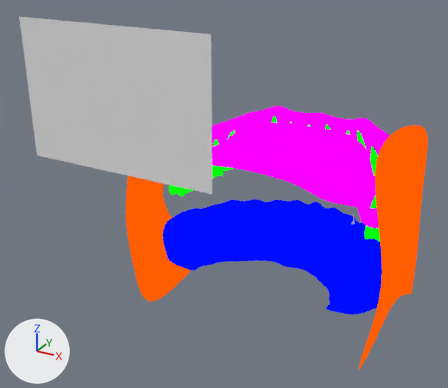
Two versions of the Blender file DentistForever/Assets/Art/Teeth/teeth.blend, one commit apart.
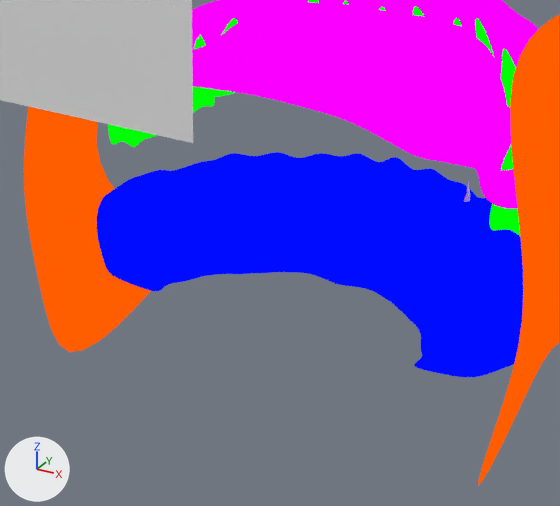
There are two pictures of each version: one whole from a 50 mm camera at (2.06, -4.21, 2.47) aimed at (-0.3, 0.08, 0.33), one close up on the part from 25% to 89% of the width and 31% to 98% of the height. The axes (+X, +Y, +Z) are drawn at lower left. The lights are the same throughout.

The first close-up shows 'Cheeks', 'L_Upper_Molar_1', 'L_Upper_Molar_3', 'Lower Palate', 'Nerve', 'R_Upper_Molar_3', 'Upper Palate', 'eruption-chart-600x400'.
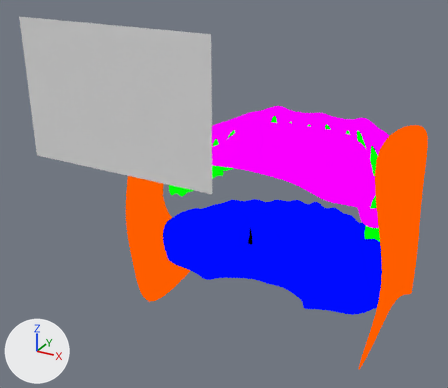
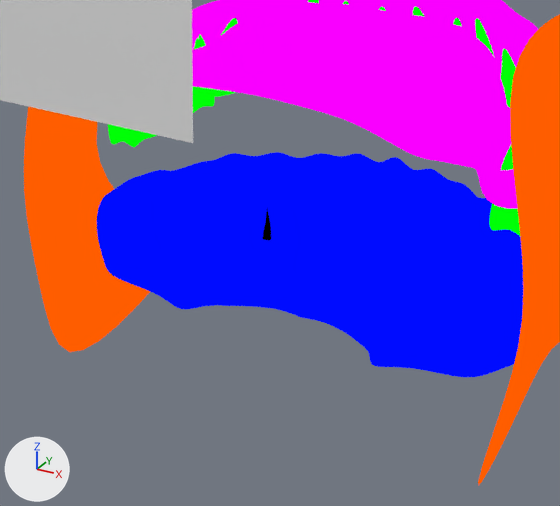
Where the newer file only moved an object's origin or applied its transform, the numbers keep the older frame.

Diff of the bpy script that builds the scene:
```diff
--- a/DentistForever/Assets/Art/Teeth/teeth.blend.py
+++ b/DentistForever/Assets/Art/Teeth/teeth.blend.py
@@ me_cube_001 @@
 # used by ob_lower_palate; location = (0.0, 0.938, -0.443); scale = (1.0, 1.5, 1.0)
-me_cube_001.from_pydata(...)  # 321 vertices, 284 faces; spans x -1.13..1.13, y -0.56..0.46, z -0.25..0.29
+me_cube_001.from_pydata(...)  # 393 vertices, 356 faces; spans x -1.13..1.13, y -0.58..0.46, z -0.21..0.29
+# me_cube_001 part 1: 33 vertices moved from x -0.68..0.68, y -0.47..-0.06, z -0.25..-0.13 to x -0.5..0.5, y -0.58..-0.36, z -0.21..-0.15; 72 vertices added at x -1.12..1.12, y -0.55..0.45, z -0.19..-0.01
 me_cube_001.materials.append(mat_vertexcolor)
@@ me_cube_035 @@
 me_cube_035.from_pydata(...)  # 29 vertices, 28 faces; spans x -0.164..0.164, y -0.164..0.164, z -0.265..0.871
 # used by ob_nerve; location = (0.478, 1.375, -0.336); scale = (0.142, 0.142, 0.142)
+# me_cube_035 part 2: the whole mesh is moved by (-3.354, -9.655, 2.357)
```

Where the change shows, as pixel boxes (x1, y1, x2, y2) in the close-ups (560 x 506 px):
'Nerve', mesh moved: before (464, 180, 470, 202); after (263, 207, 271, 240)
part 1 of me_cube_001, built on: before (125, 207, 481, 366); after (103, 201, 516, 377)
